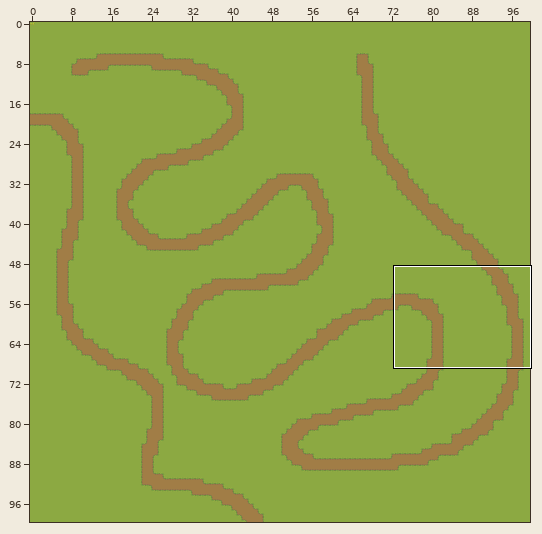
Level history. Tiled map: LichEngine.Portable/Content/TiledMaps/MapTest.tmx. The first picture is a wide view before the edit; the outline marks the close-up.
Close-up. As it was:
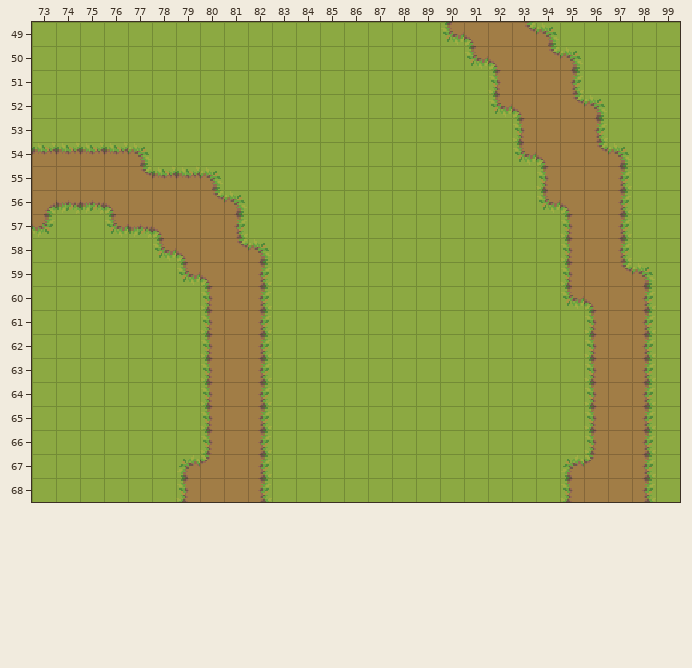
Cells are 16x16 px. Shown: x 73..99, y 49..68. The commit also changed other parts of the map, which this record leaves out.
After the commit:
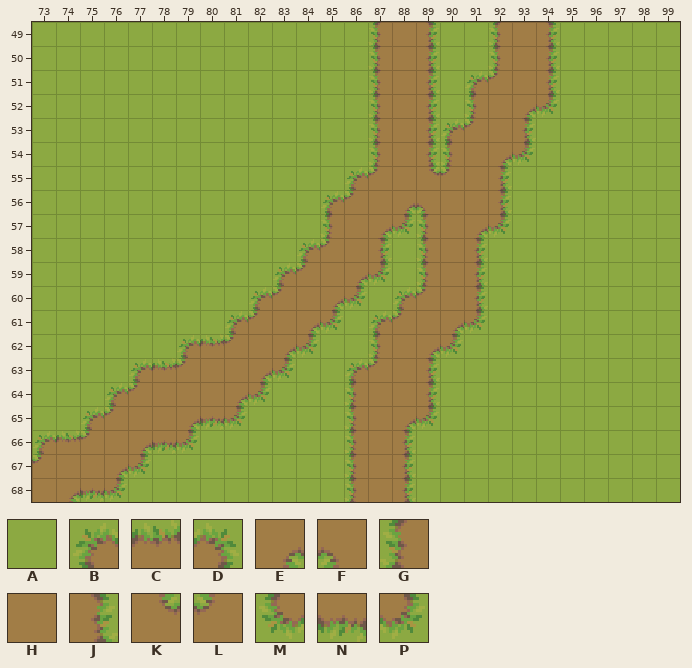
Key: from "OutDoor": A 15, B 16, C 17, D 18, E 19, F 20, G 31, H 32, J 33, K 34, L 35, M 46, N 47, P 48.
_ is an empty cell, . an unchanged one.
The exact change:
--- layer "Tile Layer 1"
@@ x 73..98 @@
-49 ..............AAAMFHKD....
-50 ..............AAA.MF.KD...
-51 ..............AAA.AG.HJ...
-52 ..............AAA.AMFHKD..
-53 ..............AAAAAAGHHJ..
-54 CCCCD.........AAAAAAMFHKD.
-55 HHHHKCCD.....AAAAAAA.GHHJ.
-56 ENNFHHHKD...AAAAAAAA.MFHJ.
-57 P..MNFHHJ...AAAAAAAA..GHJ.
-58 .....MFHKD.AAAA.AAA...GHJ.
-59 ......MFHJAAAAA.AAA...GHKD
-60 .......GHJAAAA.AAAA...MFHJ
-61 .......GHJAAA.AAAAA....GHJ
-62 ......AGHJAA..AAAA.....GHJ
-63 ....AAAG.JA..AAAA......GHJ
-64 ...AAAAGHJ...AAAA......GHJ
-65 ..AAAAAGHJ...AAAA......GHJ
-66 AAAAAAAGHJ...AAA.......GHJ
-67 AAAAA.BLHJ...AAA......BLHJ
-68 AAAA..GHHJ...AAA......GHHJ
+49 ..............GHJAAGHJ....
+50 ..............GHJ.AG.JA...
+51 ..............GHJ.BL.JA...
+52 ..............GHJ.GHEPAA..
+53 ..............GHJBLHJAAA..
+54 AAAAA.........GHJGHEPAAAA.
+55 AAAAAAAA.....BLHKLHJ.AAAA.
+56 AAAAAAAAA...BLHEFHHJ.AAAA.
+57 A..AAAAAA...GHEPGHEP..AAA.
+58 .....AAAAA.BLHJ.GHJ...AAA.
+59 ......AAAABLHEP.GHJ...AAAA
+60 .......AABLHEP.BLHJ...AAAA
+61 .......ABLHEP.BLHEP....AAA
+62 ......BCLHEP..GHEP.....AAA
+63 ....BCLH.EP..BLHJ......AAA
+64 ...BLHHHEP...GHHJ......AAA
+65 ..BLHHENPA...GHEP......AAA
+66 BCLHENPAAA...GHJ.......AAA
+67 LHHEP.AAAA...GHJ......AAAA
+68 HENP..AAAA...GHJ......AAAA
Boxes around the changes in both close-ups, in picture pixels (x1, y1, x2, y2):
changed: (32, 22, 656, 502)
